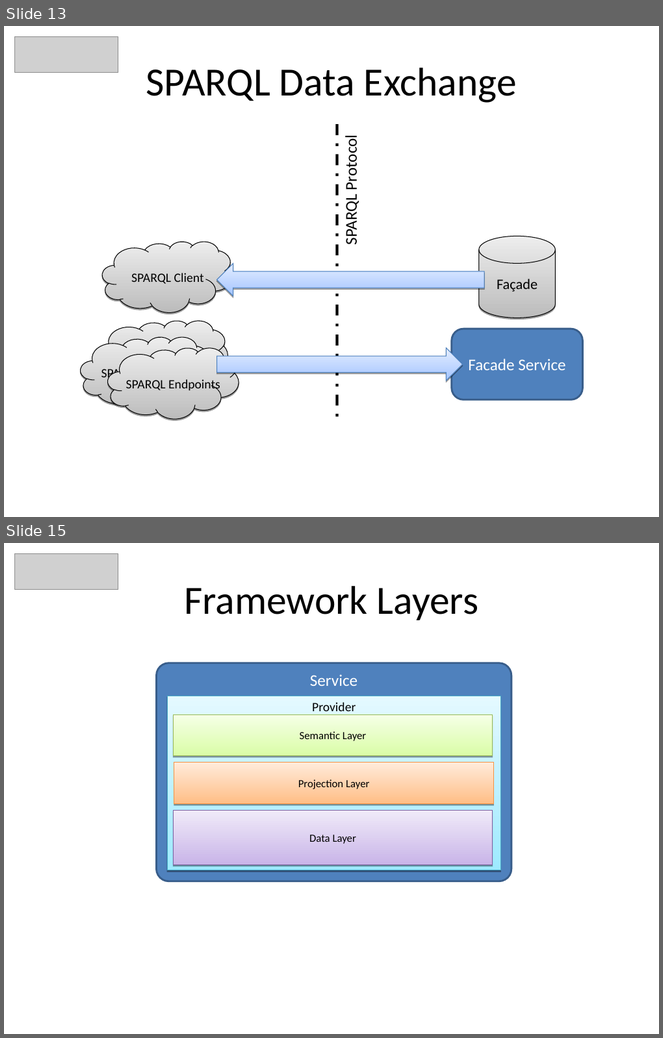
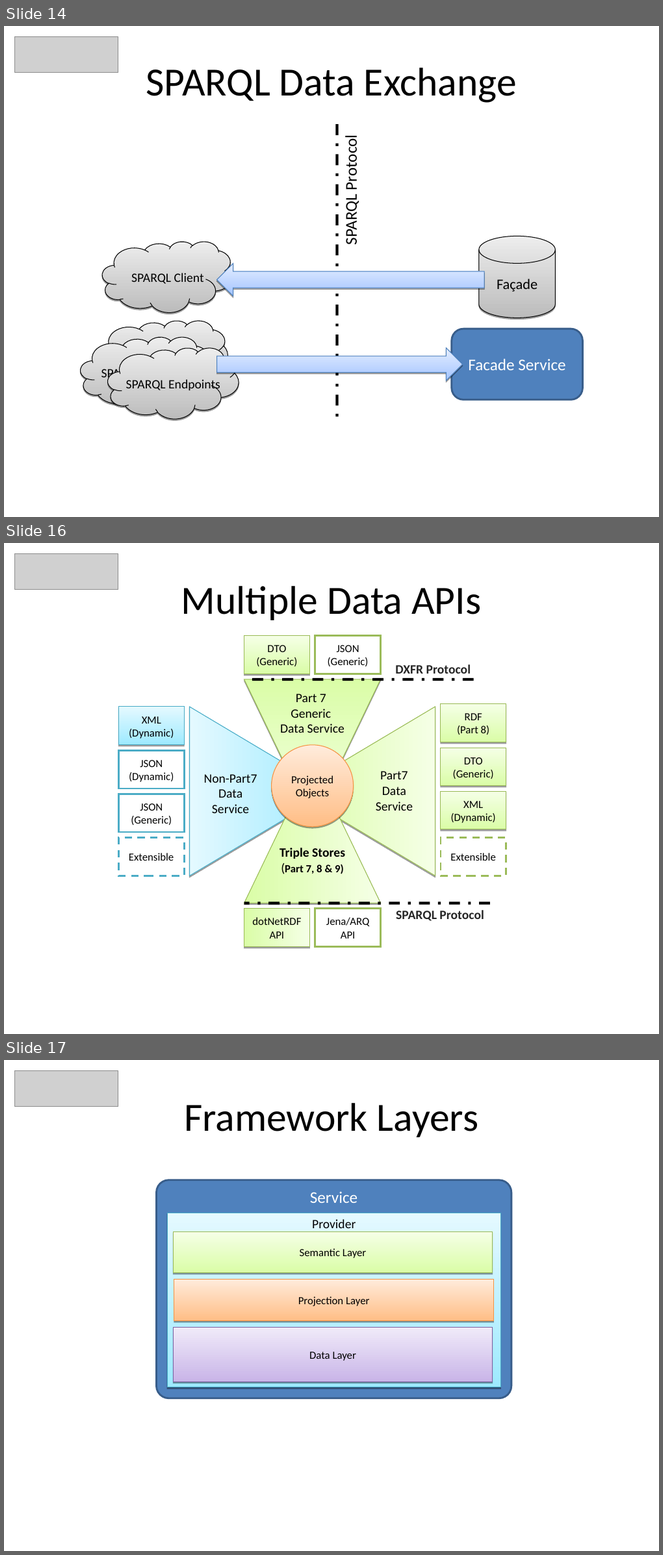
Before and after one commit to heyena/iring-tools, a slide deck: branches/2.0.x/Documentation/iRINGTools_SDK_Overview_v2.0.x.ppt. Shown one above the other, each under a label of ours: slides 13 and 15 before the commit, slides 14, 16 and 17 after it; the slides between them are not shown. The pictures are 663x1038 and 663x1555 pixels, drawn with LibreOffice and Linux fonts; fonts in the diff are those of the drawing; grey boxes stand for pictures. Boxes give left, top, right and bottom in pixels: in the first picture for what was removed or moved away, otherwise in the second. Text is boxed around its words. In the diff, an @@ line names an element or a change of style, - is before the commit and + after.

```diff
--- a/branches/2.0.x/Documentation/iRINGTools_SDK_Overview_v2.0.x.ppt
+++ b/branches/2.0.x/Documentation/iRINGTools_SDK_Overview_v2.0.x.ppt
@@ slide 16 added at [4,543,659,1034], background #FFFFFF @@
@@ picture added at [15,554,118,590] @@
@@ text added at [181,586,481,620], 44 pt, text #000000 @@
+Multiple Data APIs
@@ rectangle added at [244,636,310,674], fill gradient #DAFDA7 to #F5FFE6, outline #98B954 0.74 pt, 12 pt, text #000000 @@
+DTO
+(Generic)
@@ rectangle added at [315,636,381,674], outline #9BBB59 2.01 pt, 12 pt, text #000000 @@
+JSON
+(Generic)
@@ triangle added at [244,679,381,821], fill gradient #DAFDA7 to #F5FFE6, outline #98B954 0.74 pt @@
@@ text added at [280,694,345,733], 14 pt, text #000000 @@
+Part 7
+Generic
+Data Service
@@ rectangle added at [118,707,184,745], fill gradient #9EEAFF to #E4F9FF, outline #46AAC5 0.74 pt, 12 pt, text #000000 @@
+XML
+(Dynamic)
@@ triangle added at [189,707,331,876], fill gradient #9EEAFF to #E4F9FF, outline #46AAC5 0.74 pt @@
@@ triangle added at [293,707,436,876], fill gradient #DAFDA7 to #F5FFE6, outline #98B954 0.74 pt @@
@@ rectangle added at [441,704,506,742], fill gradient #DAFDA7 to #F5FFE6, outline #98B954 0.74 pt, 12 pt, text #000000 @@
+RDF
+(Part 8)
@@ rectangle added at [118,751,184,789], outline #4BACC6 2.01 pt, 12 pt, text #000000 @@
+JSON
+(Dynamic)
@@ ellipse added at [271,745,353,826], fill gradient #FFBE86 to #FFEBDB, outline #F69240 0.74 pt, 12 pt, text #000000 @@
+Projected Objects
@@ rectangle added at [441,748,506,786], fill gradient #DAFDA7 to #F5FFE6, outline #98B954 0.74 pt, 12 pt, text #000000 @@
+DTO
+(Generic)
@@ text added at [204,774,258,813], 14 pt, text #000000 @@
+Non-Part7
+Data Service
@@ text added at [376,771,413,811], 14 pt, text #000000 @@
+Part7
+Data Service
@@ rectangle added at [118,794,184,832], outline #4BACC6 2.01 pt, 12 pt, text #000000 @@
+JSON
+(Generic)
@@ rectangle added at [441,791,506,829], fill gradient #DAFDA7 to #F5FFE6, outline #98B954 0.74 pt, 12 pt, text #000000 @@
+XML
+(Dynamic)
@@ rectangle added at [118,838,184,876], outline #4BACC6 2.01 pt dashed, 12 pt, text #000000 @@
+Extensible
@@ rectangle added at [441,838,506,876], fill #FFFFFF, outline #9BBB59 2.01 pt dashed, 12 pt, text #000000 @@
+Extensible
@@ group added at [244,761,381,947]: 2 rectangles, 1 triangle, 1 text @@
+Triple Stores
+(Part 7, 8 & 9)
+Jena/ARQ
+API
+dotNetRDF API
@@ group added at [244,665,490,921]: 2 texts, 2 lines @@
+DXFR Protocol
+SPARQL Protocol
@@ what was slide 13 is now slide 14 @@
@@ what was slide 15 is now slide 17 @@
```
Also in this commit, not shown: 3 slides changed, 1 other slide added, 3 other files.
